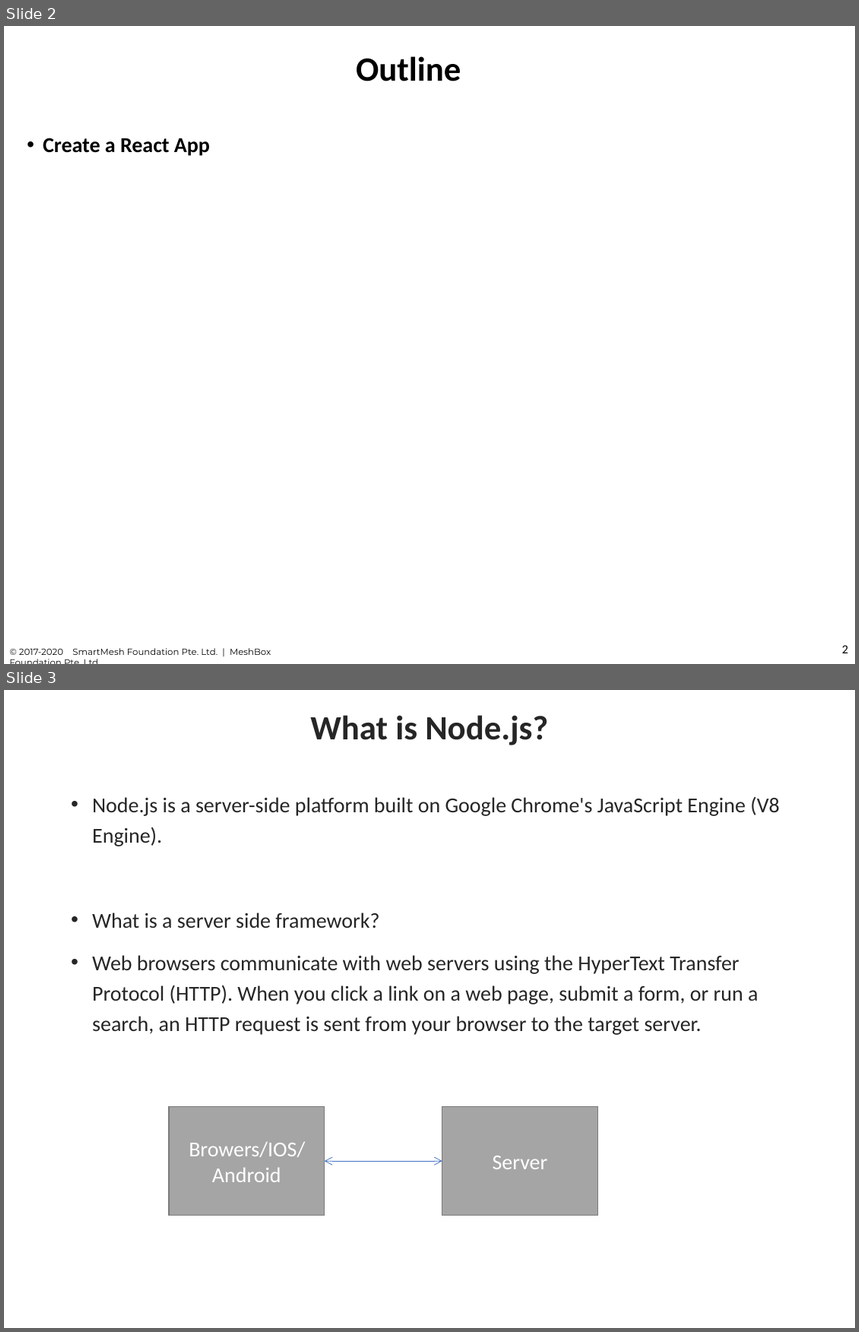
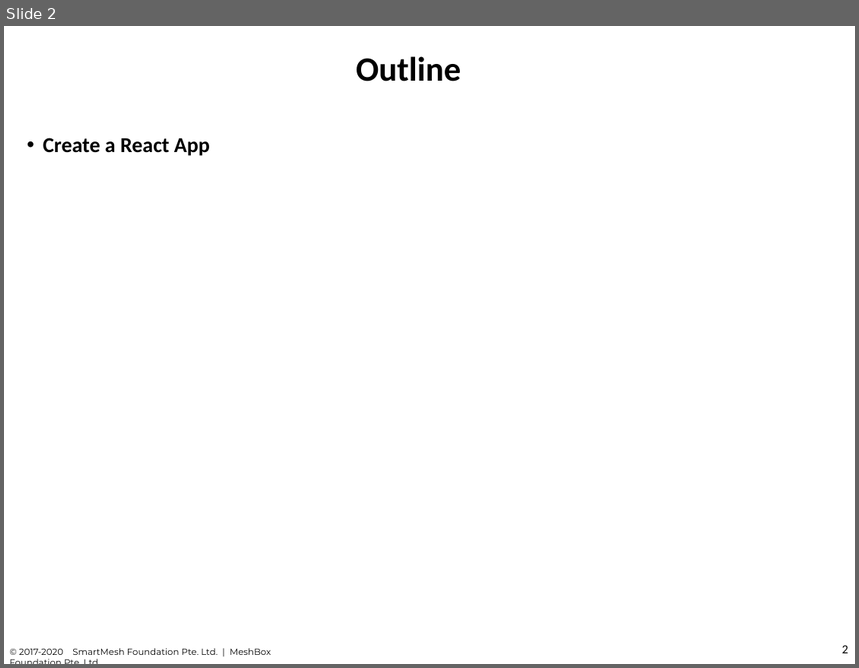
Before and after one commit to chuacw/SGUS-Slides, a slide deck: BCI - Day11 - Node-Express 2.pptx. Shown one above the other, each under a label of ours: slides 2 and 3 before the commit, slide 2 after it. The pictures are 859x1332 and 859x668 pixels, drawn with LibreOffice and Linux fonts; fonts in the diff are those of the drawing. Boxes give left, top, right and bottom in pixels: in the first picture for what was removed or moved away, otherwise in the second. Text is boxed around its words. In the diff, an @@ line names an element or a change of style, - is before the commit and + after.

```diff
--- a/BCI - Day11 - Node-Express 2.pptx
+++ b/BCI - Day11 - Node-Express 2.pptx
@@ slide 3 removed at (x1=4, y1=690, x2=855, y2=1328), background #FFFFFF @@
@@ title removed at (x1=310, y1=715, x2=548, y2=745) @@
-What is Node.js?
@@ text removed at (x1=92, y1=797, x2=779, y2=1035) @@
-• Node.js is a server-side platform built on Google Chrome's JavaScript Engine (V8 Engine).
-• What is a server side framework?
-• Web browsers communicate with web servers using the HyperText Transfer Protocol (HTTP). When you click a link on a web page, submit a form, or run a search, an HTTP request is sent from your browser to the target server.
@@ rectangle removed at (x1=169, y1=1107, x2=325, y2=1216) @@
-Browers/IOS/Android
@@ rectangle removed at (x1=443, y1=1107, x2=598, y2=1216) @@
-Server
@@ double arrow removed from (325, 1161) to (443, 1161) @@
```
Also in this commit, not shown: 11 slides added, 7 other slides removed, 3 other files.
